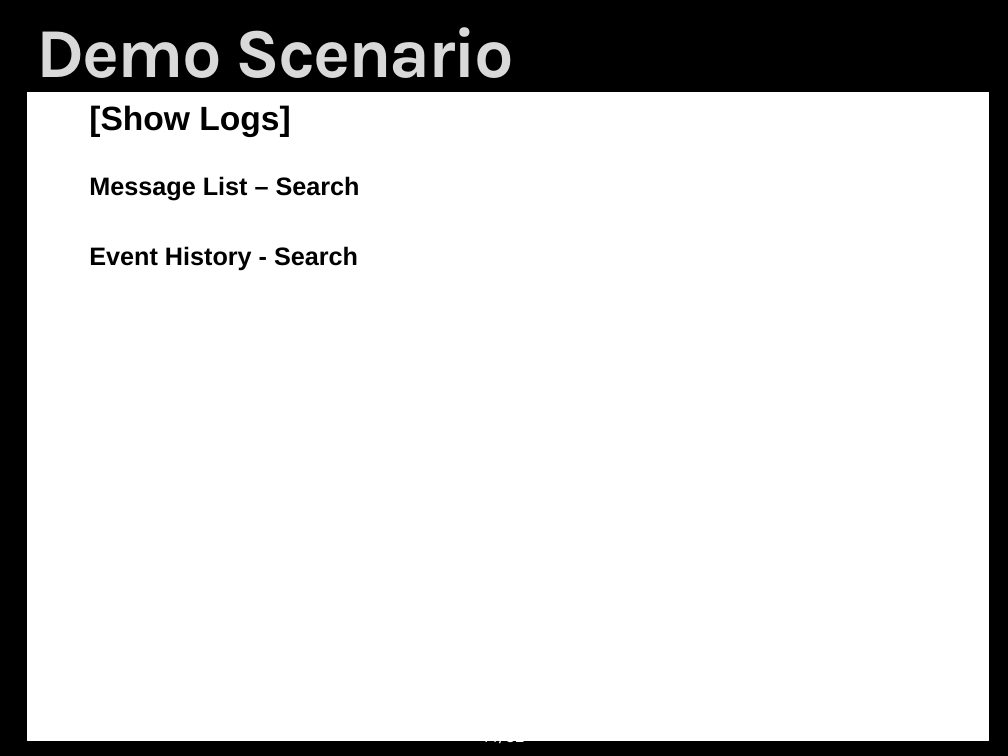
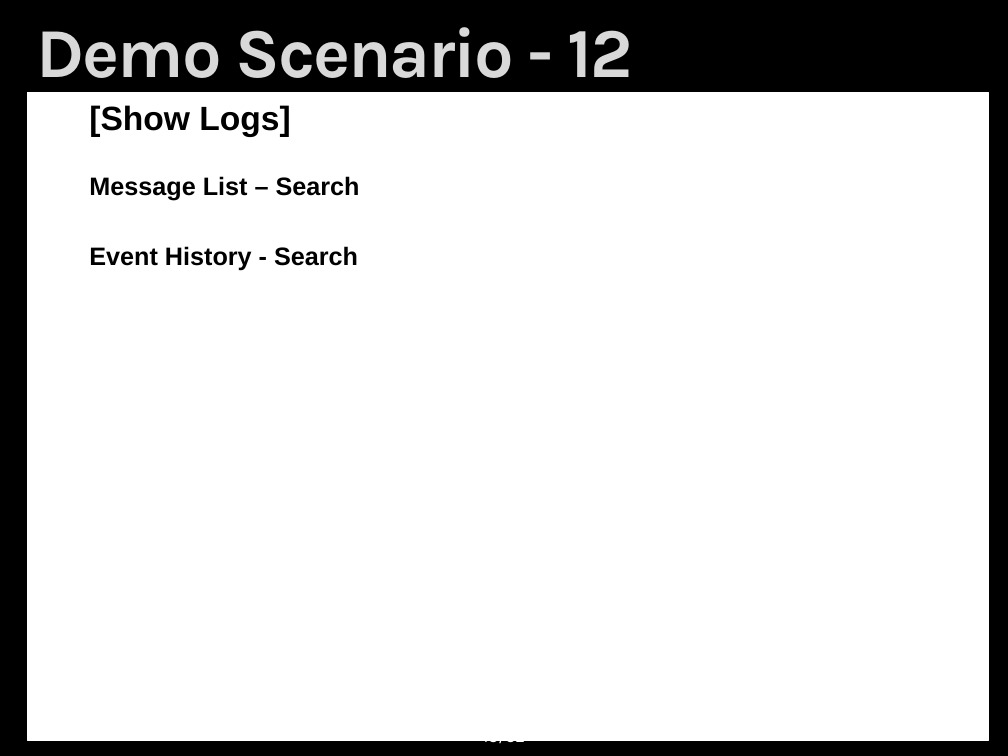
Before and after one commit to youkkwon/smarthome, a slide deck: slide 13 of doc/Demo_0626_0315.pptx (slide 14 before the commit). Drawn at 1008x756 pixels with LibreOffice and Linux fonts; fonts in the diff are those of the drawing; background and template pictures are left out. Boxes give left, top, right and bottom in pixels: in the first picture for what was removed or moved away, otherwise in the second. Text is boxed around its words. In the diff, an @@ line names an element or a change of style, - is before the commit and + after.

Commit message:
update Demo scenario

```diff
--- a/doc/Demo_0626_0315.pptx
+++ b/doc/Demo_0626_0315.pptx
@@ title at <box>37,27,633,93</box>: text changed @@
-Demo Scenario
+Demo Scenario - 12
```
Also in this commit, not shown: 11 other slides changed, 1 slide removed.
